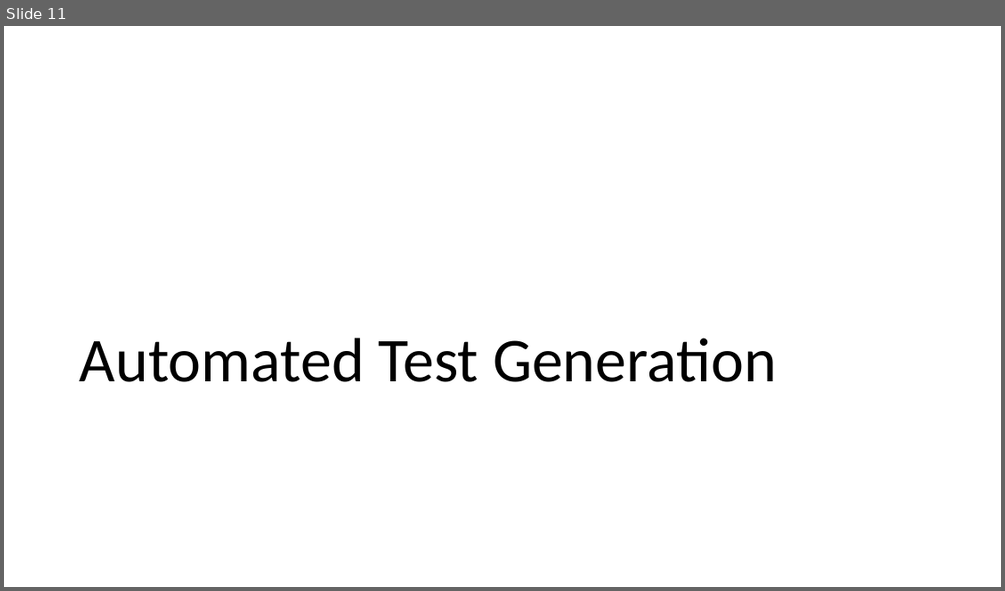
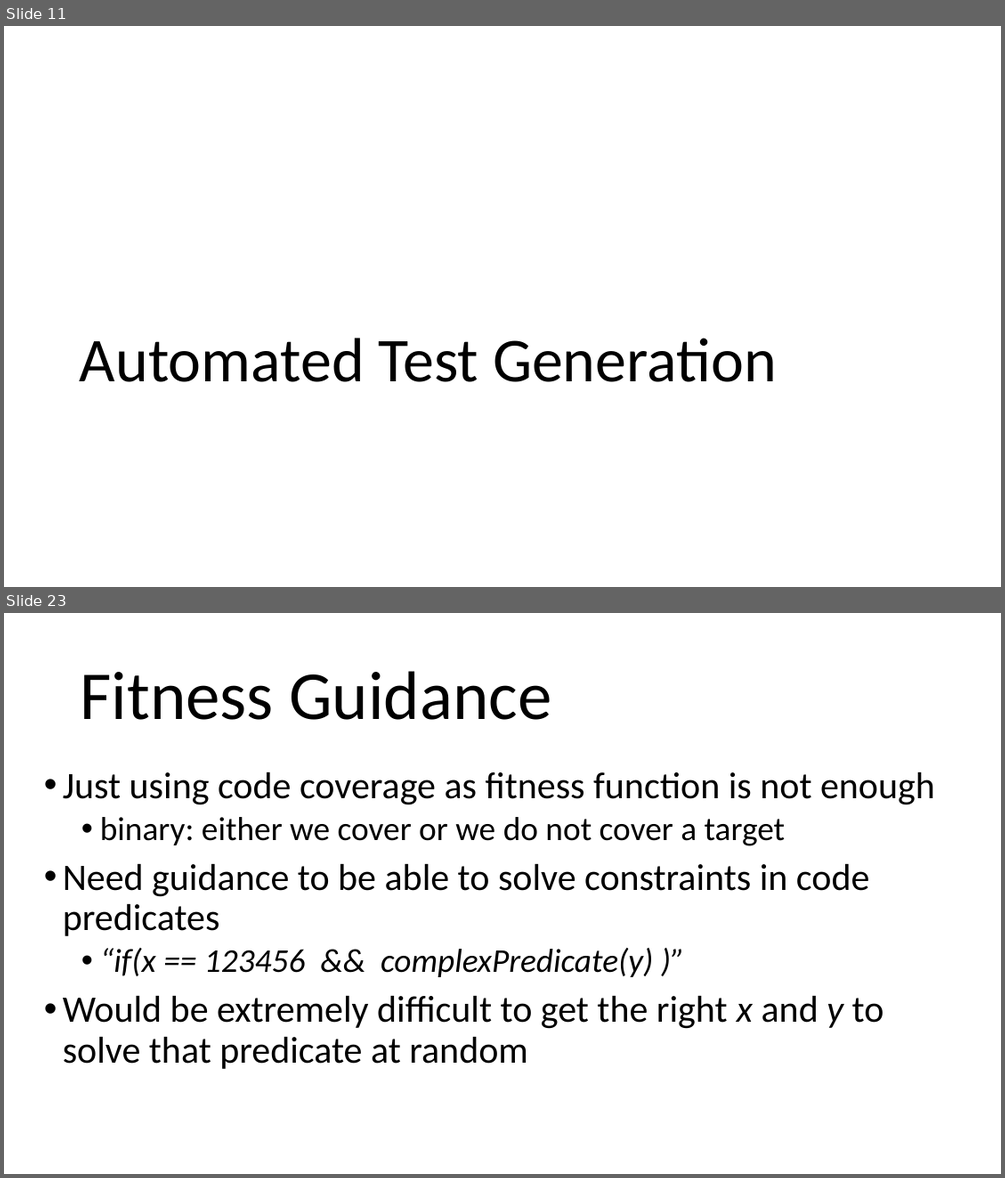
Before and after one commit to arcuri82/testing_security_development_enterprise_systems, a slide deck: doc/advanced/slides/lesson_06.pptx. Shown one above the other, each under a label of ours: slide 11 before the commit, slides 11 and 23 after it; the slides between them are not shown. The pictures are 1005x591 and 1005x1178 pixels, drawn with LibreOffice and Linux fonts; fonts in the diff are those of the drawing. Boxes give left, top, right and bottom in pixels: in the first picture for what was removed or moved away, otherwise in the second. Text is boxed around its words. In the diff, an @@ line names an element or a change of style, - is before the commit and + after.

```diff
--- a/doc/advanced/slides/lesson_06.pptx
+++ b/doc/advanced/slides/lesson_06.pptx
@@ slide 23 added at box(4, 613, 1001, 1174), background #FFFFFF @@
@@ title added at box(80, 671, 551, 720), 66 pt, text #000000 @@
+Fitness Guidance
@@ text added at box(63, 772, 935, 1069), 36 pt, text #000000 @@
+• Just using code coverage as fitness function is not enough
+  • binary: either we cover or we do not cover a target
+• Need guidance to be able to solve constraints in code predicates
+  • “if(x == 123456 && complexPredicate(y) )”
+• Would be extremely difficult to get the right x and y to solve that predicate at random
```
Also in this commit, not shown: 1 slide changed, 23 other slides added, 1 slide removed, 7 other files.
